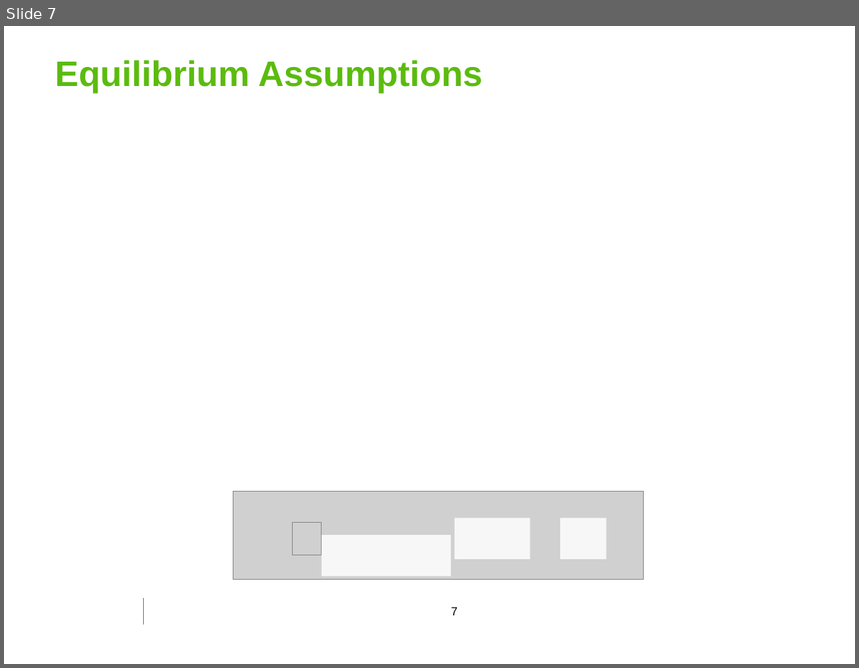
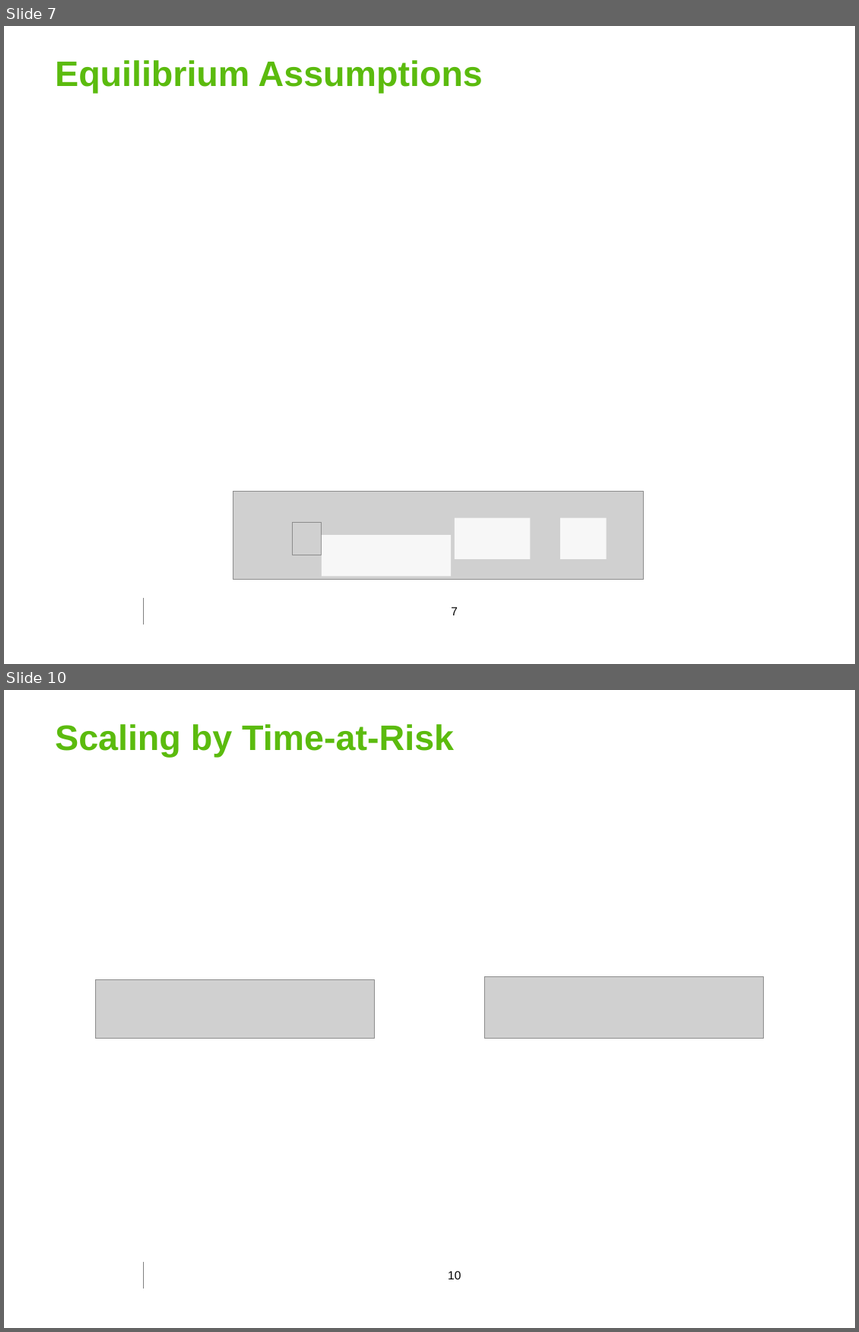
Before and after one commit to georgoff/georgoff.github.io, a slide deck: forest_malaria/MMC_presentation.pptx. Shown one above the other, each under a label of ours: slide 7 before the commit, slides 7 and 10 after it; the slides between them are not shown. The pictures are 859x668 and 859x1332 pixels, drawn with LibreOffice and Linux fonts; fonts in the diff are those of the drawing; grey boxes stand for pictures; background and template pictures are left out. Boxes give left, top, right and bottom in pixels: in the first picture for what was removed or moved away, otherwise in the second. Text is boxed around its words. In the diff, an @@ line names an element or a change of style, - is before the commit and + after.

```diff
--- a/forest_malaria/MMC_presentation.pptx
+++ b/forest_malaria/MMC_presentation.pptx
@@ slide 10 added at (x1=4, y1=690, x2=855, y2=1328), background #FFFFFF; not listed: 1 template element that a slide beside it also shows @@
@@ title added at (x1=55, y1=724, x2=454, y2=758), 30 pt, text #5BBB0E, bold @@
+Scaling by Time-at-Risk
@@ picture added at (x1=95, y1=980, x2=374, y2=1038) @@
@@ picture added at (x1=485, y1=977, x2=764, y2=1039) @@
@@ page number added at (x1=448, y1=1271, x2=461, y2=1280), 10 pt, text #000000 @@
+10
```
Also in this commit, not shown: 1 slide changed, 10 other slides added, 1 other file.
